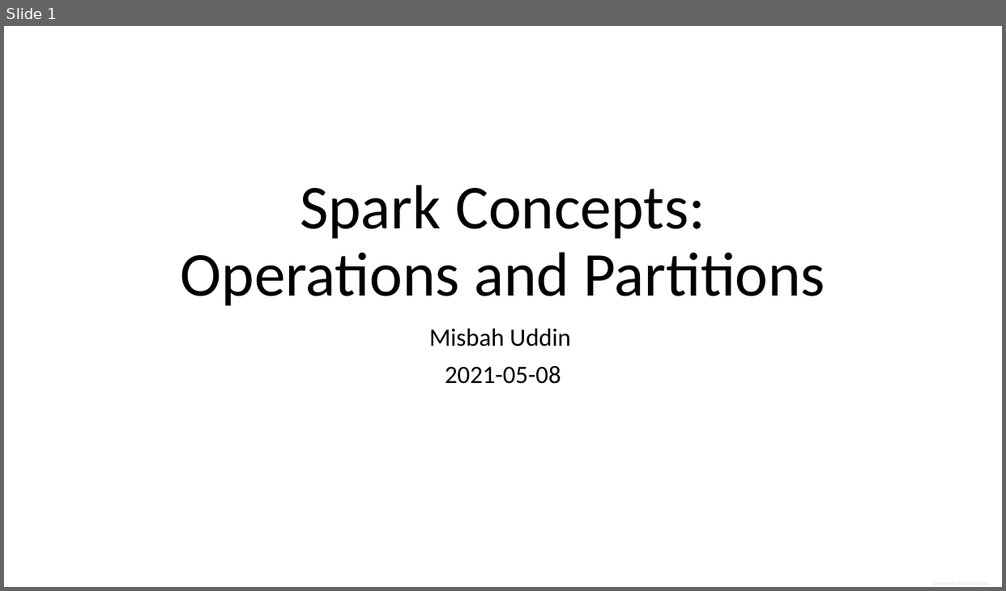
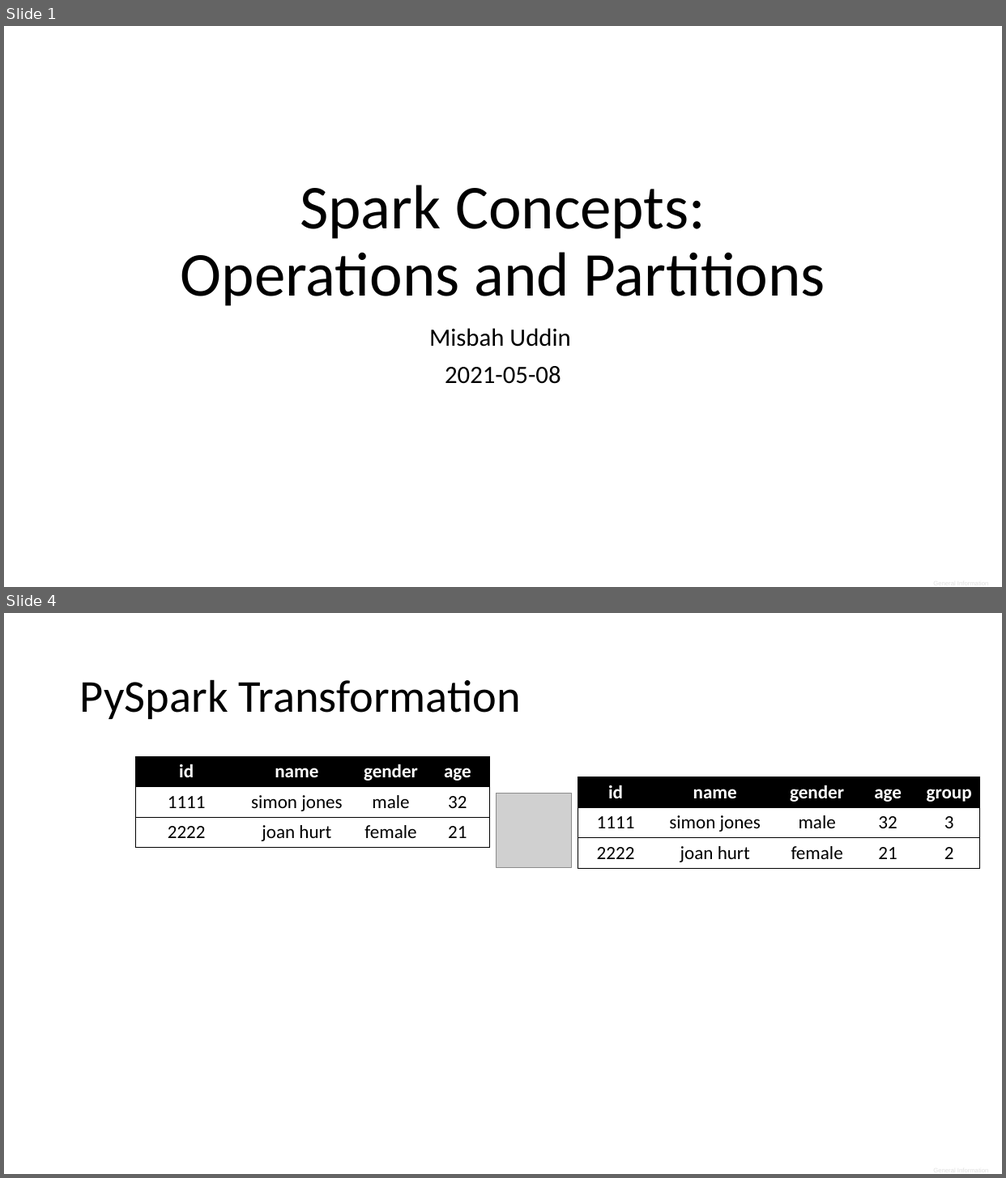
Before and after one commit to misbah-uddin/medium-articles, a slide deck: spark/operations_and_partitions/spark_operations_partitions_graphics.pptx. Shown one above the other, each under a label of ours: slide 1 before the commit, slides 1 and 4 after it; the slides between them are not shown. The pictures are 1006x591 and 1006x1178 pixels, drawn with LibreOffice and Linux fonts; fonts in the diff are those of the drawing; grey boxes stand for pictures. Boxes give left, top, right and bottom in pixels: in the first picture for what was removed or moved away, otherwise in the second. Text is boxed around its words. In the diff, an @@ line names an element or a change of style, - is before the commit and + after.

```diff
--- a/spark/operations_and_partitions/spark_operations_partitions_graphics.pptx
+++ b/spark/operations_and_partitions/spark_operations_partitions_graphics.pptx
@@ slide 4 added at box(4, 613, 1002, 1174), background #FFFFFF @@
@@ title added at box(80, 679, 521, 719), 44 pt, text #000000 @@
+PySpark Transformation
@@ table added at box(135, 756, 489, 847), 3 rows, 4 columns @@
+id | name | gender | age
+1111 | simon jones | male | 32
+2222 | joan hurt | female | 21
@@ table added at box(578, 777, 981, 867), 3 rows, 5 columns @@
+id | name | gender | age | group
+1111 | simon jones | male | 32 | 3
+2222 | joan hurt | female | 21 | 2
@@ picture added at box(496, 794, 572, 868) @@
```
Also in this commit, not shown: 4 other slides added, 6 other files.
